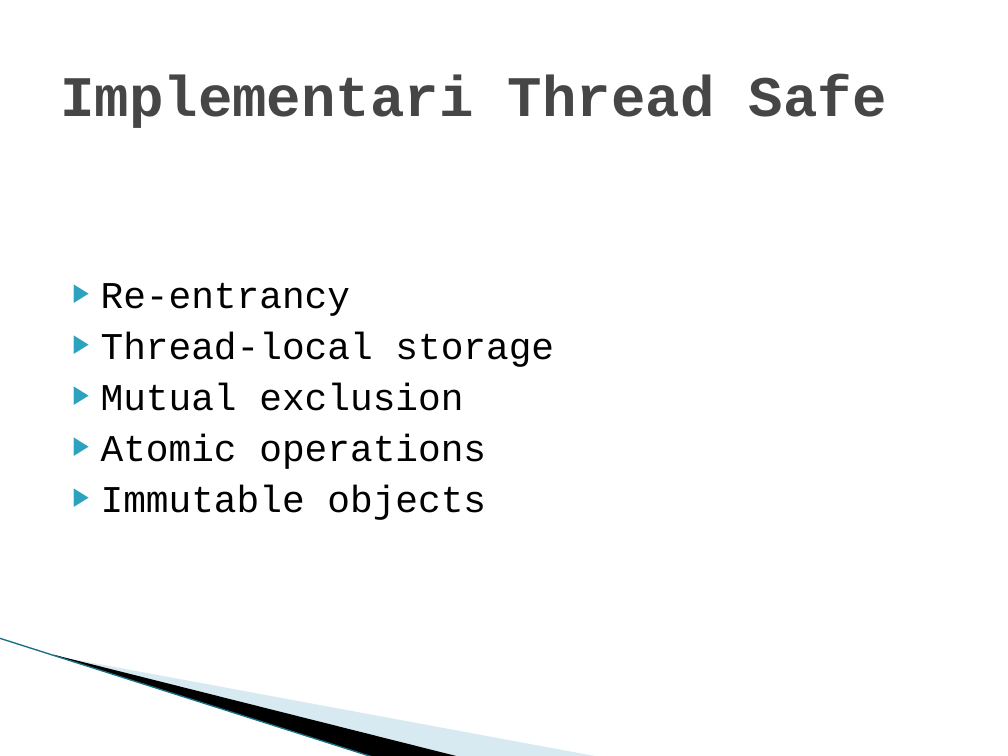
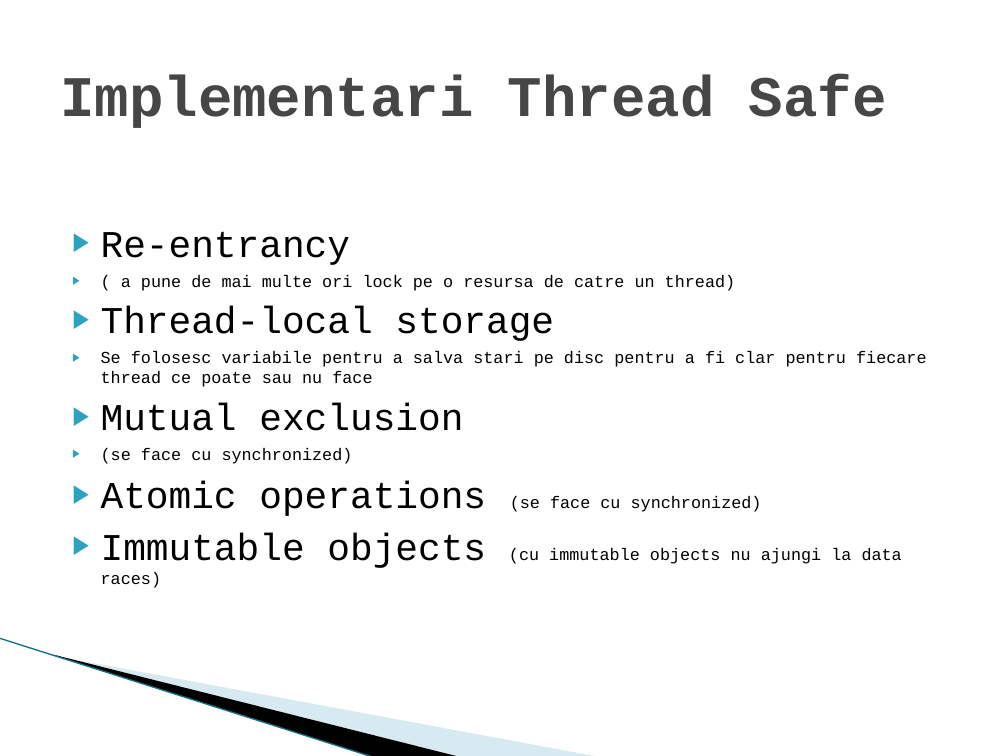
Before and after one commit to ZeroToHero-2014/Java, a slide deck: slide 13 of workshops/4.Threads_Serialization.pptx. Drawn at 1008x756 pixels with LibreOffice and Linux fonts; fonts in the diff are those of the drawing; background and template pictures are left out. Boxes give left, top, right and bottom in pixels: in the first picture for what was removed or moved away, otherwise in the second. Text is boxed around its words. In the diff, an @@ line names an element or a change of style, - is before the commit and + after.

```diff
--- a/workshops/4.Threads_Serialization.pptx
+++ b/workshops/4.Threads_Serialization.pptx
@@ text at box(121, 275, 736, 291): paragraph added @@
+▶ ( a pune de mai multe ori lock pe o resursa de catre un thread)
@@ text at box(101, 351, 927, 387): paragraph added @@
+▶ Se folosesc variabile pentru a salva stari pe disc pentru a fi clar pentru fiecare thread ce poate sau nu face
@@ text at box(101, 448, 902, 588): text changed; size 27 to 12 pt @@
-▶ Atomic operations
-▶ Immutable objects
+▶ (se face cu synchronized)
+▶ Atomic operations (se face cu synchronized)
+▶ Immutable objects (cu immutable objects nu ajungi la data races)
```
Also in this commit, not shown: 5 other slides changed, 14 other files.
